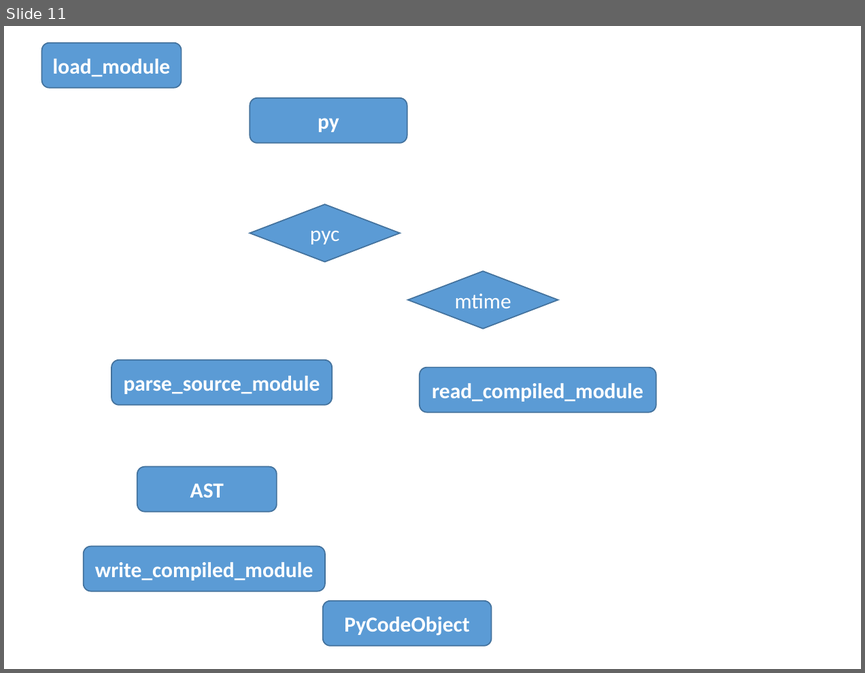
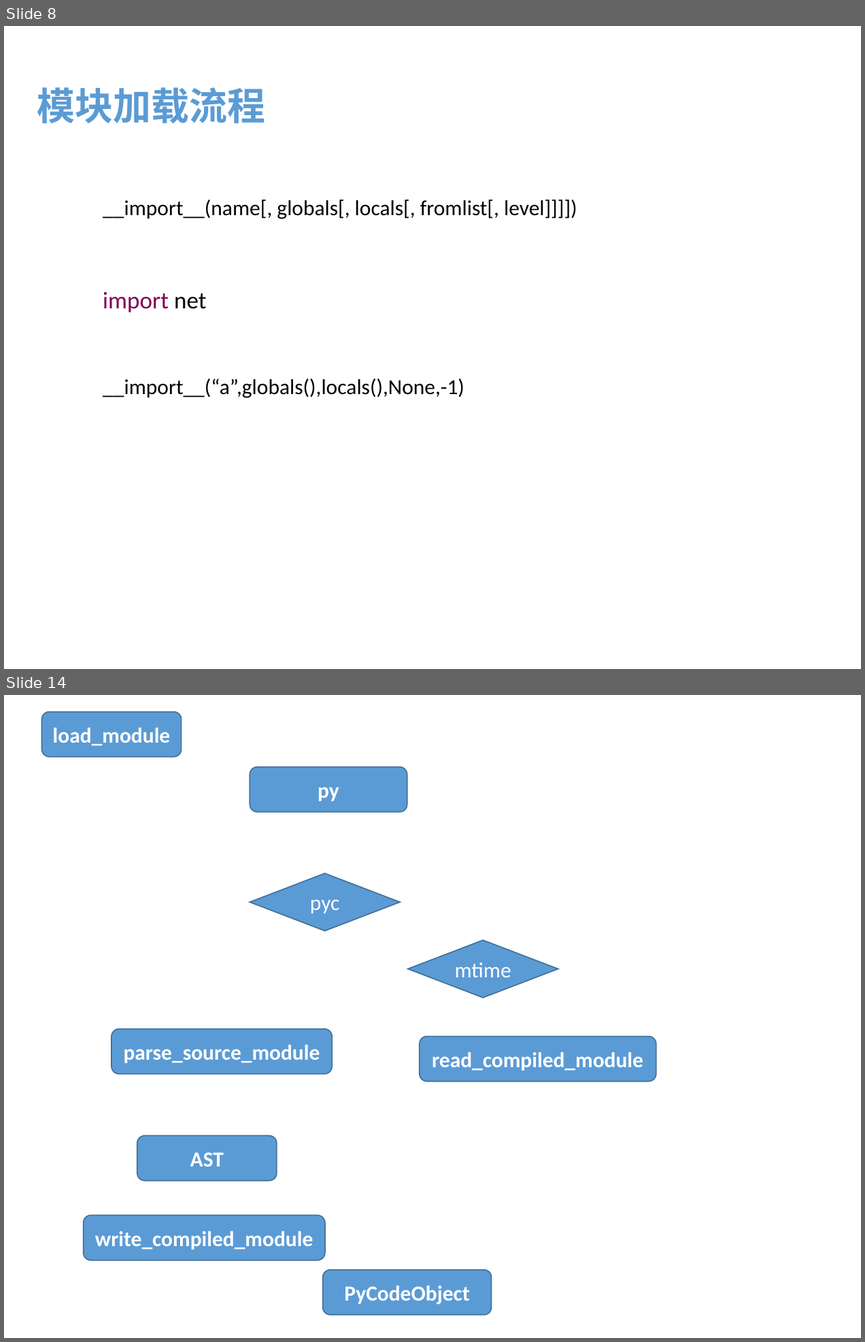
Before and after one commit to menfeng/studynote, a slide deck: python/source code/import/import.pptx. Shown one above the other, each under a label of ours: slide 11 before the commit, slides 8 and 14 after it; the slides between them are not shown. The pictures are 865x673 and 865x1342 pixels, drawn with LibreOffice and Linux fonts; fonts in the diff are those of the drawing. Boxes give left, top, right and bottom in pixels: in the first picture for what was removed or moved away, otherwise in the second. Text is boxed around its words. In the diff, an @@ line names an element or a change of style, - is before the commit and + after.

```diff
--- a/python/source code/import/import.pptx
+++ b/python/source code/import/import.pptx
@@ slide 8 added at box(4, 26, 861, 669), background #FFFFFF @@
@@ text added at box(37, 87, 265, 123), 32 pt, text #5B9BD5, bold @@
+模块加载流程
@@ text added at box(103, 199, 577, 219), 18 pt, text #000000 @@
+__import__(name[, globals[, locals[, fromlist[, level]]]])
@@ text added at box(103, 292, 206, 312), 20 pt, text #7F0055 @@
+import net
@@ text added at box(103, 378, 464, 398), 18 pt, text #000000 @@
+__import__(“a”,globals(),locals(),None,-1)
@@ what was slide 11 is now slide 14 @@
```
Also in this commit, not shown: 8 slides changed, 4 other slides added, 2 slides removed.
